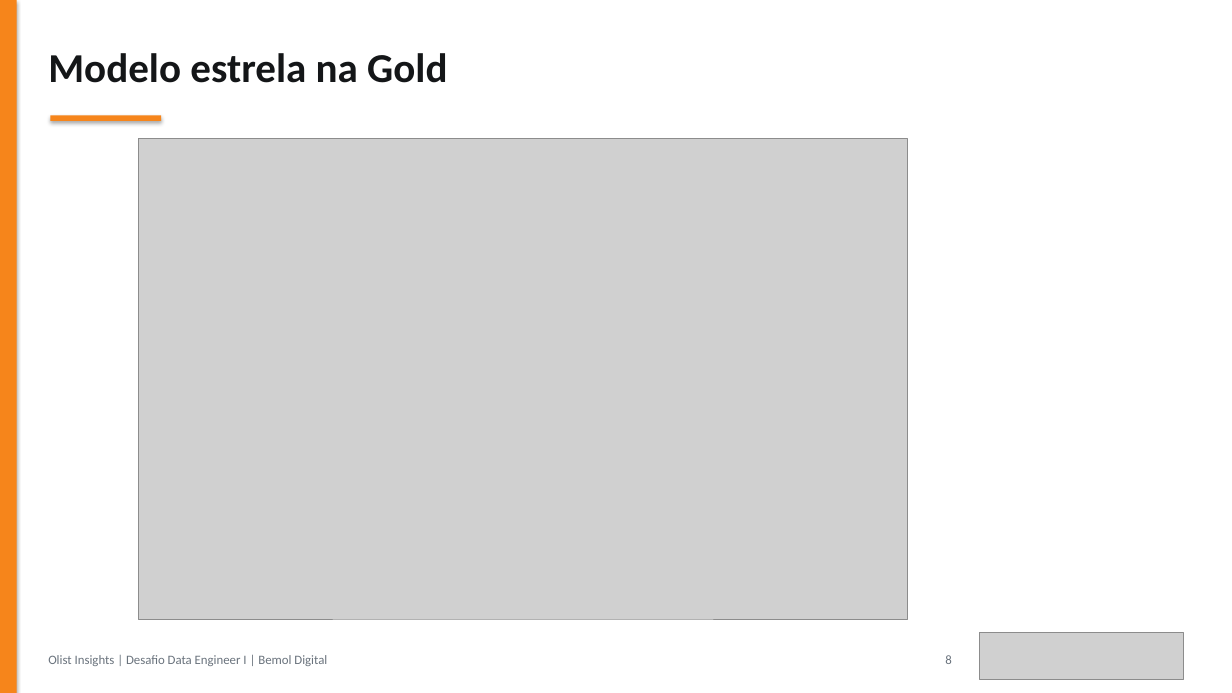
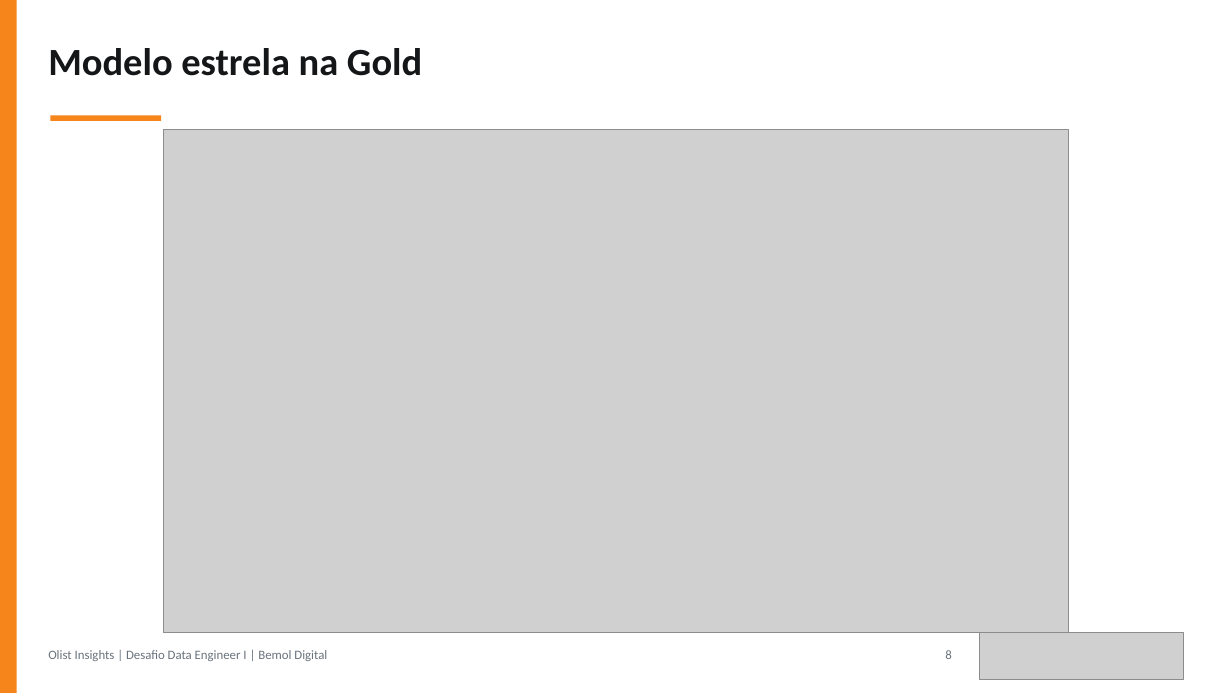
Before and after one commit to JulianaBallin/data-engineer-challenge, a slide deck: slide 8 of docs/apresentacao/apresentacao-olist.pptx. Drawn at 1232x693 pixels with LibreOffice and Linux fonts; fonts in the diff are those of the drawing; grey boxes stand for pictures. Boxes give left, top, right and bottom in pixels: in the first picture for what was removed or moved away, otherwise in the second. Text is boxed around its words. In the diff, an @@ line names an element or a change of style, - is before the commit and + after.

Commit message:
docs(slides): readable layers and star model, notebook print, one chart per slide, centered cards, deploy link

```diff
--- a/docs/apresentacao/apresentacao-olist.pptx
+++ b/docs/apresentacao/apresentacao-olist.pptx
@@ rectangle at (x1=0, y1=0, x2=17, y2=693): shadow off @@
@@ rectangle removed at (x1=0, y1=0, x2=1232, y2=693) @@
@@ text "Modelo estrela na Gold" at (x1=48, y1=48, x2=422, y2=76): size 32 to 30 pt @@
@@ rectangle at (x1=50, y1=116, x2=161, y2=121): shadow off @@
@@ picture resized from (x1=139, y1=139, x2=908, y2=619) to (x1=164, y1=129, x2=1068, y2=633) @@
@@ text "Olist Insights | Desafio Data ..." moved from (x1=48, y1=655, x2=327, y2=666) to (x1=48, y1=650, x2=327, y2=661) @@
@@ text "8" moved from (x1=945, y1=655, x2=951, y2=664) to (x1=945, y1=650, x2=951, y2=659) @@
```
Also in this commit, not shown: 14 other slides changed, 5 slides added, 2 slides removed, 8 other files.
